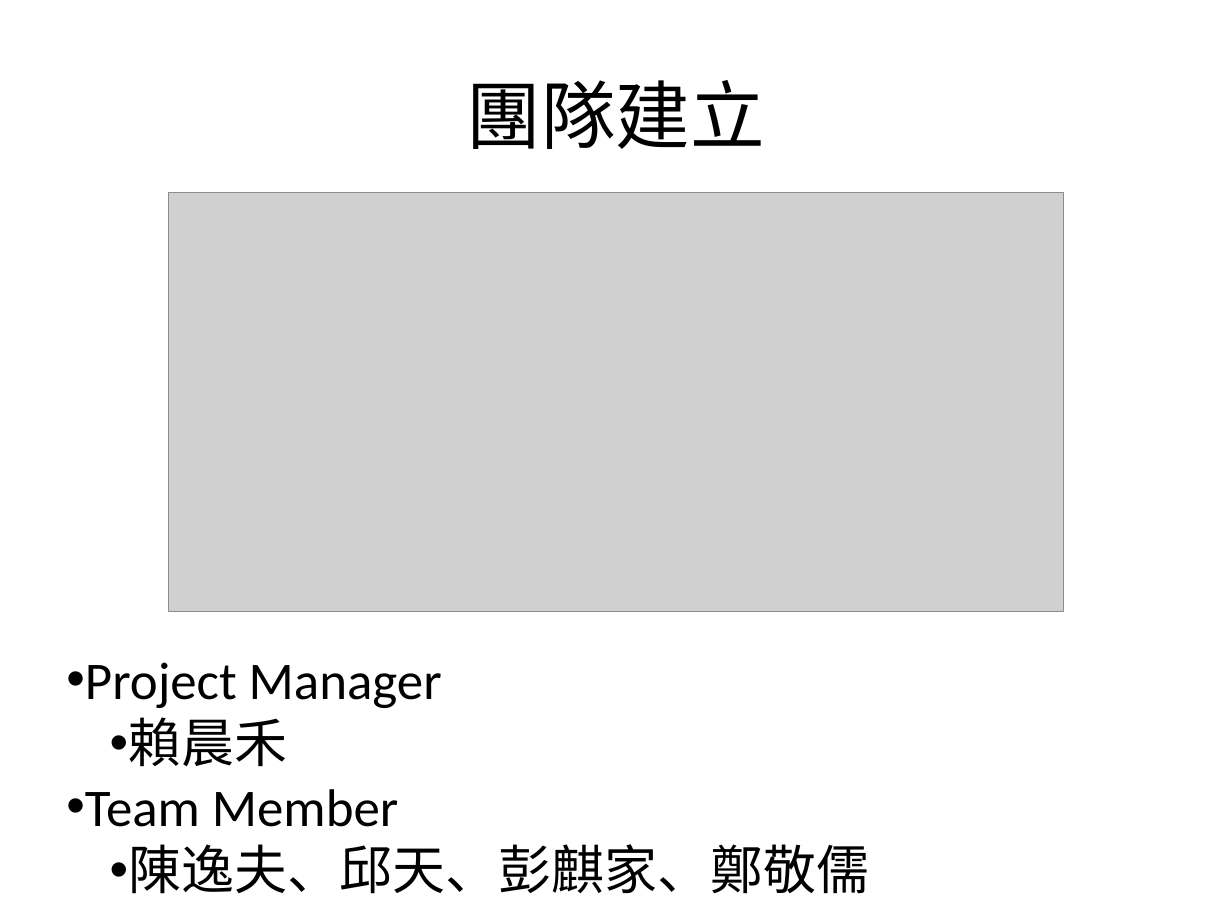
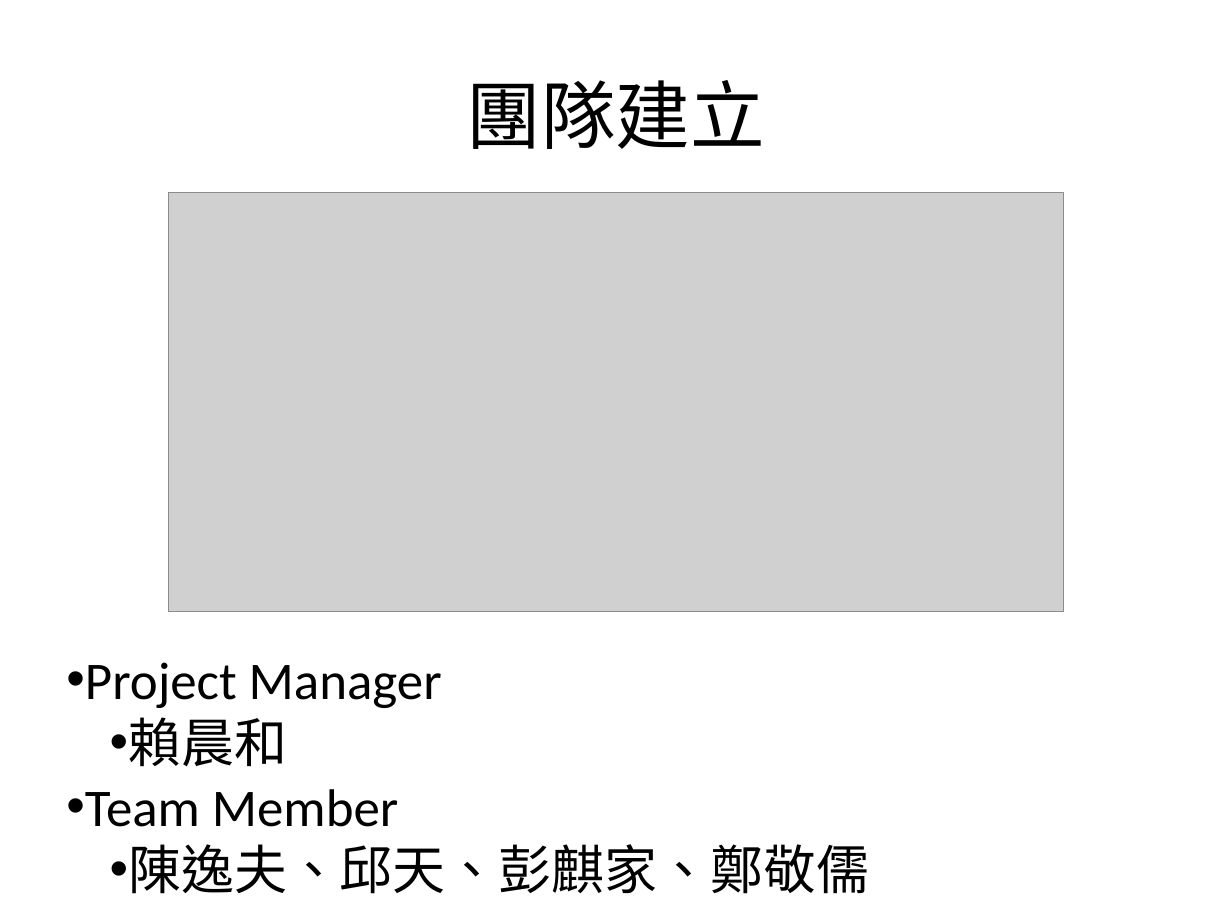
Before and after one commit to NCCU-Software-Engineering/Software-Engineering, a slide deck: slide 2 of Slide/軟體工程簡報_BlackJack.pptx. Drawn at 1232x924 pixels with LibreOffice and Linux fonts; fonts in the diff are those of the drawing; grey boxes stand for pictures. Boxes give left, top, right and bottom in pixels: in the first picture for what was removed or moved away, otherwise in the second. Text is boxed around its words. In the diff, an @@ line names an element or a change of style, - is before the commit and + after.

```diff
--- a/Slide/軟體工程簡報_BlackJack.pptx
+++ b/Slide/軟體工程簡報_BlackJack.pptx
@@ text at (x1=128, y1=717, x2=287, y2=767): text changed @@
-  • 賴晨禾
+  • 賴晨和
```
Also in this commit, not shown: 3 other slides changed, 3 slides added, 3 slides removed, 1 other file.
